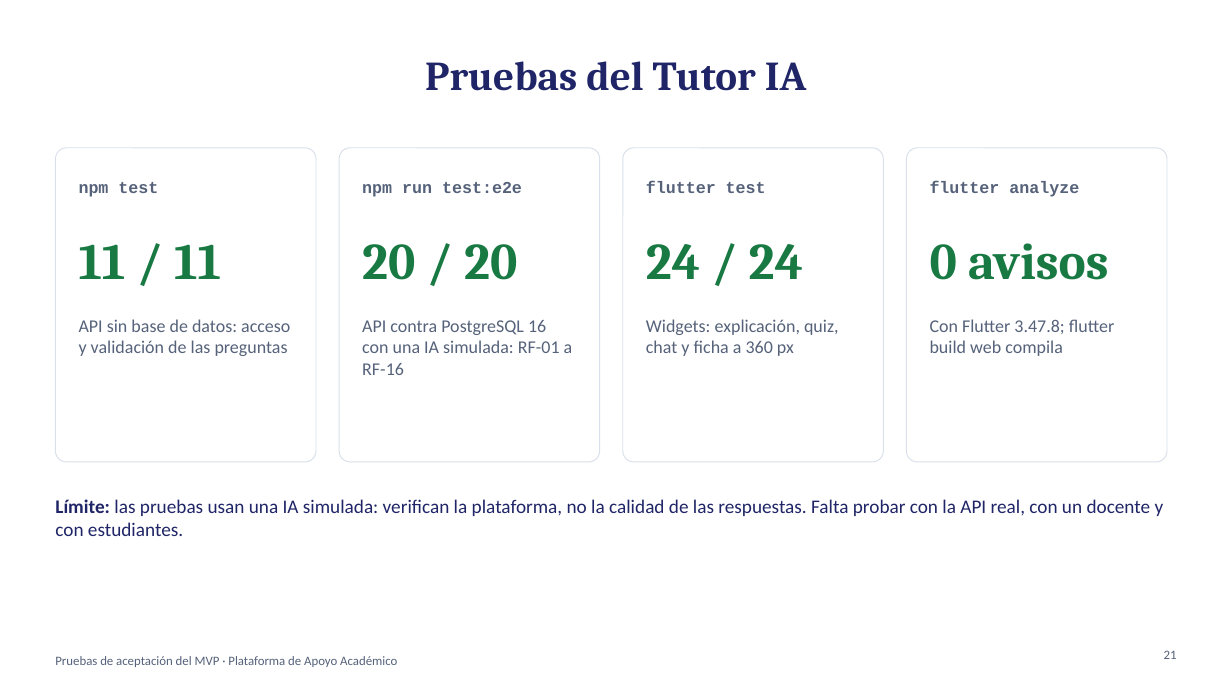
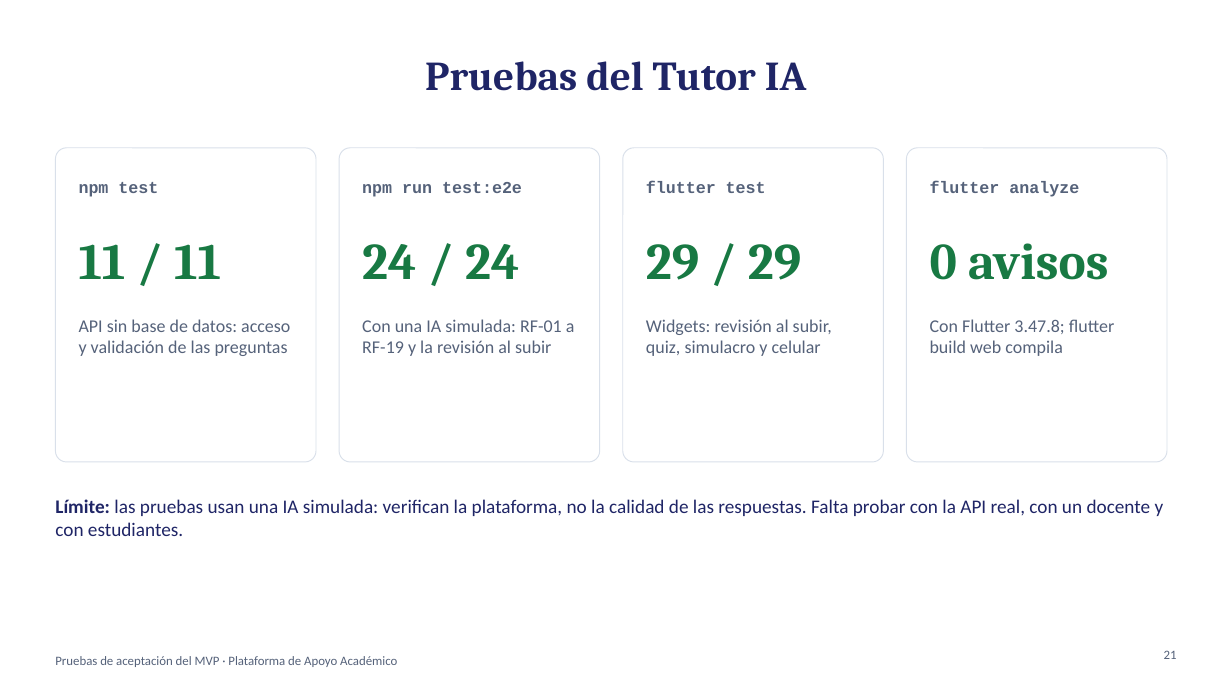
Before and after one commit to jaimeutb/Project_1, a slide deck: slide 21 of docs/ia/Presentacion_con_Tutor_IA.pptx. Drawn at 1232x693 pixels with LibreOffice and Linux fonts; fonts in the diff are those of the drawing. Boxes give left, top, right and bottom in pixels: in the first picture for what was removed or moved away, otherwise in the second. Text is boxed around its words. In the diff, an @@ line names an element or a change of style, - is before the commit and + after.

```diff
--- a/docs/ia/Presentacion_con_Tutor_IA.pptx
+++ b/docs/ia/Presentacion_con_Tutor_IA.pptx
@@ text at bbox=[362, 244, 519, 279]: text changed @@
-20 / 20
+24 / 24
@@ text at bbox=[646, 244, 801, 280]: text changed @@
-24 / 24
+29 / 29
@@ text at bbox=[362, 319, 575, 356]: text changed @@
-API contra PostgreSQL 16 con una IA simulada: RF-01 a RF-16
+Con una IA simulada: RF-01 a RF-19 y la revisión al subir
@@ text at bbox=[646, 319, 832, 356]: text changed @@
-Widgets: explicación, quiz, chat y ficha a 360 px
+Widgets: revisión al subir, quiz, simulacro y celular
```
Also in this commit, not shown: 5 other slides changed, 1 other file.
